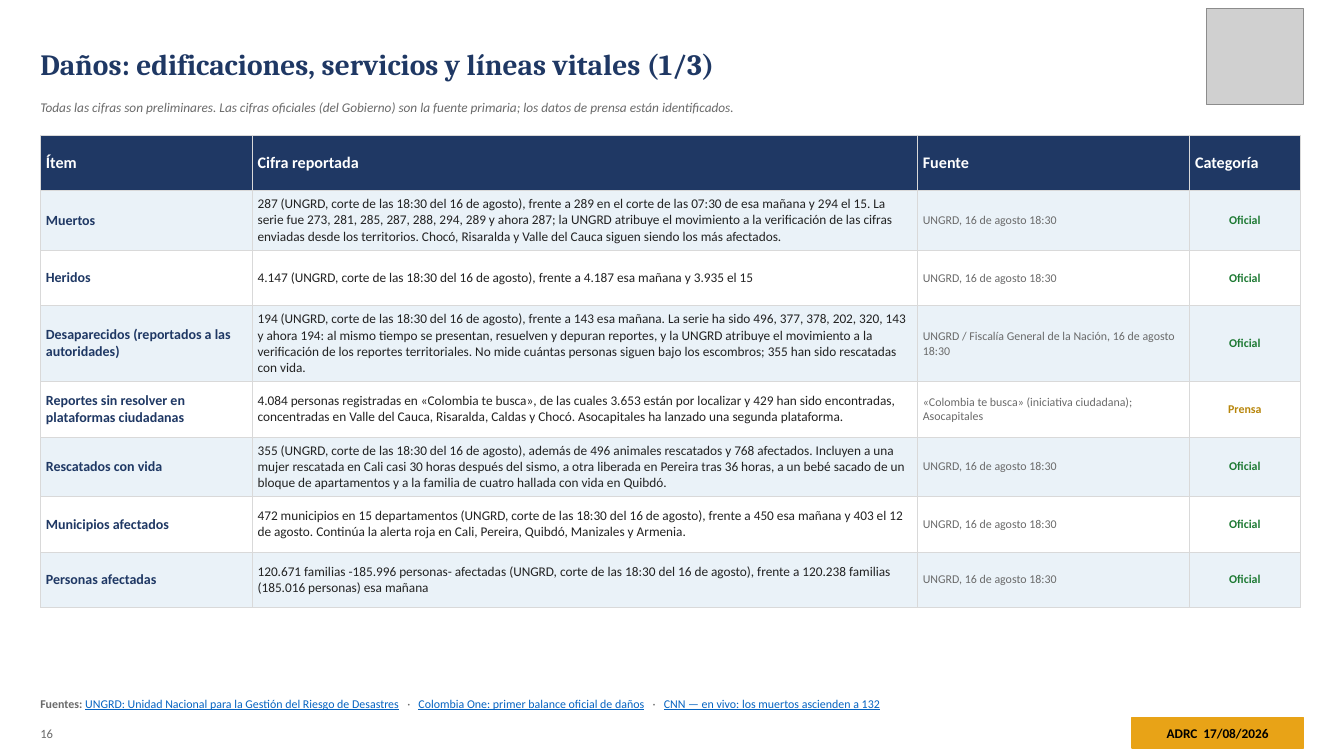
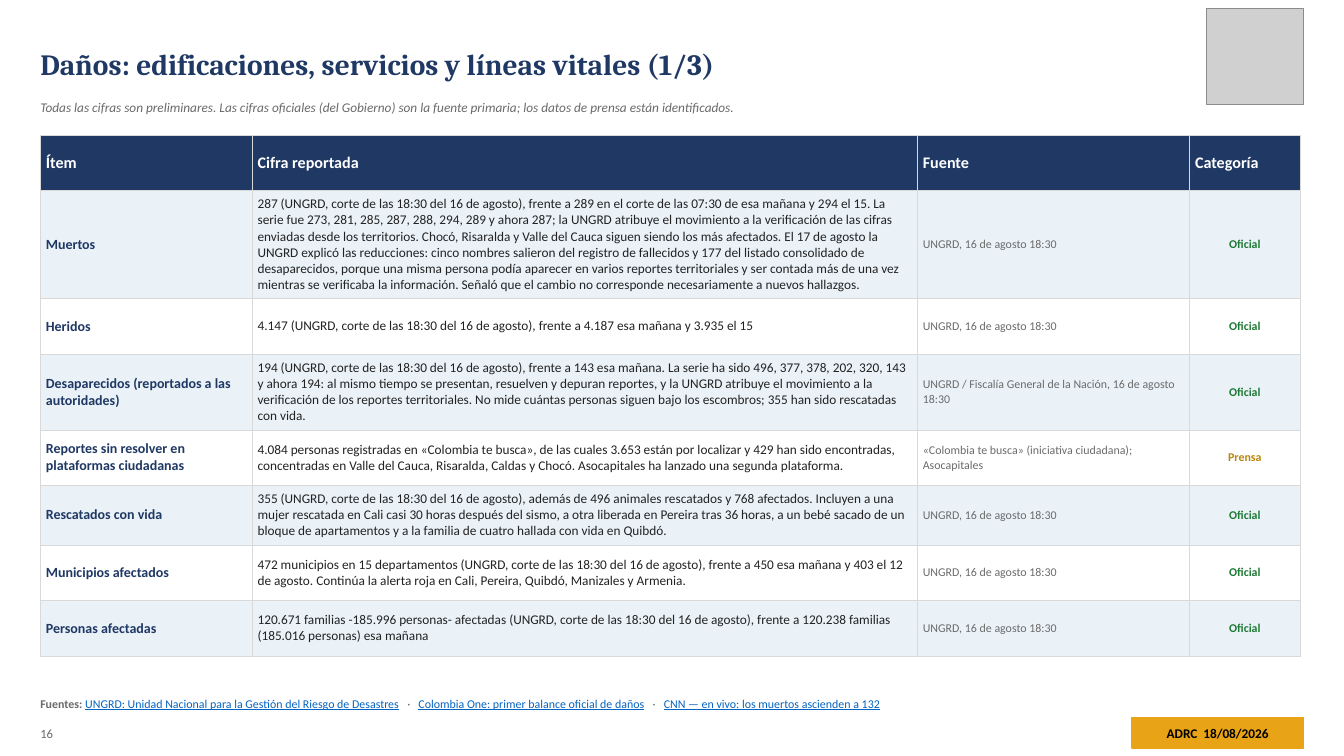
Before and after one commit to kochobi-max/whatsmap, a slide deck: slide 16 of reports/colombia_eq_20260810/output/ADRC_EQ_COL_Choco_20260810_ES.pptx. Drawn at 1344x756 pixels with LibreOffice and Linux fonts; fonts in the diff are those of the drawing; grey boxes stand for pictures. Boxes give left, top, right and bottom in pixels: in the first picture for what was removed or moved away, otherwise in the second. Text is boxed around its words. In the diff, an @@ line names an element or a change of style, - is before the commit and + after.

```diff
--- a/reports/colombia_eq_20260810/output/ADRC_EQ_COL_Choco_20260810_ES.pptx
+++ b/reports/colombia_eq_20260810/output/ADRC_EQ_COL_Choco_20260810_ES.pptx
@@ table at (40,135,1301,646) @@
-row 2, column 2: 287 (UNGRD, corte de las 18:30 del 16 de agosto), frente a 289 en el corte de las 07:30 de esa mañana y 294 el 15. La serie fue 273, 281, 285, 287, 288, 294, 289 y ahora 287; la UNGRD atribuye el movimiento a la verificación de las cifras enviadas desde los territorios. Chocó, Risaralda y Valle del Cauca siguen siendo los más afectados.
+row 2, column 2: 287 (UNGRD, corte de las 18:30 del 16 de agosto), frente a 289 en el corte de las 07:30 de esa mañana y 294 el 15. La serie fue 273, 281, 285, 287, 288, 294, 289 y ahora 287; la UNGRD atribuye el movimiento a la verificación de las cifras enviadas desde los territorios. Chocó, Risaralda y Valle del Cauca siguen siendo los más afectados. El 17 de agosto la UNGRD explicó las reducciones: cinco nombres salieron del registro de fallecidos y 177 del listado consolidado de desaparecidos, porque una misma persona podía aparecer en varios reportes territoriales y ser contada más de una vez mientras se verificaba la información. Señaló que el cambio no corresponde necesariamente a nuevos hallazgos.
@@ text at (1167,728,1268,739): text changed @@
-ADRC 17/08/2026
+ADRC 18/08/2026
```
Also in this commit, not shown: 35 other slides changed, 1 slide added, 8 other files.
